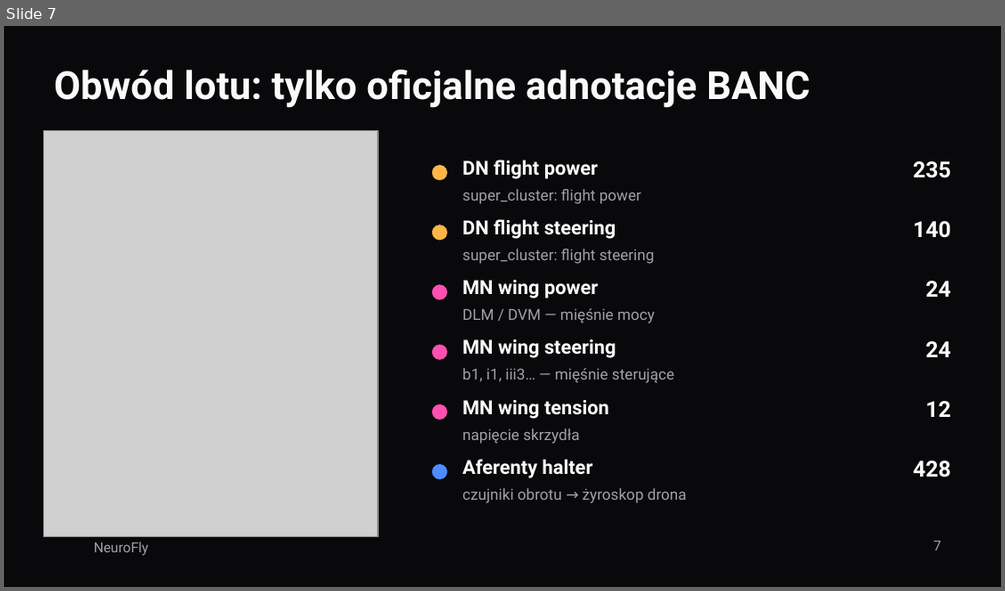
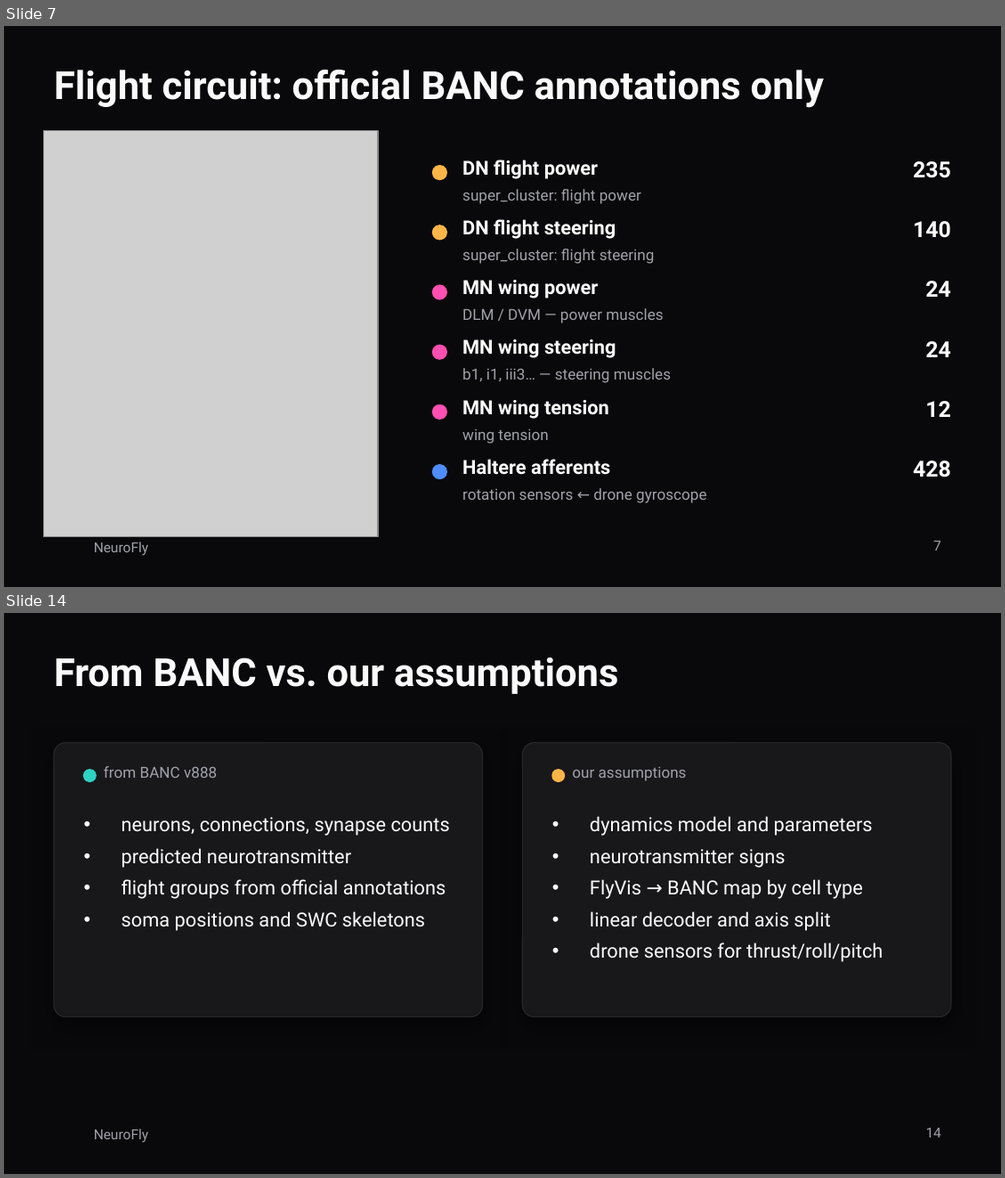
Before and after one commit to FalconDevX/neurofly, a slide deck: docs/prezentacja/NeuroFly.pptx. Shown one above the other, each under a label of ours: slide 7 before the commit, slides 7 and 14 after it; the slides between them are not shown. The pictures are 1005x591 and 1005x1178 pixels, drawn with LibreOffice and Linux fonts; fonts in the diff are those of the drawing; grey boxes stand for pictures; background and template pictures are left out. Boxes give left, top, right and bottom in pixels: in the first picture for what was removed or moved away, otherwise in the second. Text is boxed around its words. In the diff, an @@ line names an element or a change of style, - is before the commit and + after.

```diff
--- a/docs/prezentacja/NeuroFly.pptx
+++ b/docs/prezentacja/NeuroFly.pptx
@@ slide 14 added at bbox=[4, 613, 1001, 1174], background #09090B; not listed: 1 template element that a slide beside it also shows @@
@@ title added at bbox=[54, 657, 618, 694], 28 pt, text #FAFAFA, bold @@
+From BANC vs. our assumptions
@@ rounded rectangle added at bbox=[54, 743, 483, 1017], fill #18181B, outline #27272A 0.75 pt @@
@@ rounded rectangle added at bbox=[522, 743, 951, 1017], fill #18181B, outline #27272A 0.75 pt @@
@@ ellipse added at bbox=[84, 770, 96, 781], fill #2FD3C4, outline #2FD3C4 1 pt @@
@@ text added at bbox=[104, 766, 217, 778], 11 pt, text #A1A1AA @@
+from BANC v888
@@ ellipse added at bbox=[552, 770, 564, 781], fill #FFB547, outline #FFB547 1 pt @@
@@ text added at bbox=[572, 767, 687, 781], 11 pt, text #A1A1AA @@
+our assumptions
@@ text added at bbox=[121, 817, 450, 931], 14 pt, text #FAFAFA @@
+• neurons, connections, synapse counts
+• predicted neurotransmitter
+• flight groups from official annotations
+• soma positions and SWC skeletons
@@ text added at bbox=[590, 816, 882, 962], 14 pt, text #FAFAFA @@
+• dynamics model and parameters
+• neurotransmitter signs
+• FlyVis → BANC map by cell type
+• linear decoder and axis split
+• drone sensors for thrust/roll/pitch
@@ page number added at bbox=[926, 1127, 941, 1137], 10 pt, text #A1A1AA @@
+14
@@ slide 7 changed as well @@
@@ title at bbox=[54, 70, 824, 108]: text changed @@
-Obwód lotu: tylko oficjalne adnotacje BANC
+Flight circuit: official BANC annotations only
@@ text at bbox=[462, 308, 663, 323]: text changed @@
-DLM / DVM — mięśnie mocy
+DLM / DVM — power muscles
@@ text at bbox=[462, 368, 671, 383]: text changed @@
-b1, i1, iii3… — mięśnie sterujące
+b1, i1, iii3… — steering muscles
@@ text at bbox=[462, 428, 548, 443]: text changed @@
-napięcie skrzydła
+wing tension
@@ text at bbox=[462, 459, 610, 475]: text changed @@
-Aferenty halter
+Haltere afferents
@@ text at bbox=[462, 488, 706, 503]: text changed @@
-czujniki obrotu → żyroskop drona
+rotation sensors ← drone gyroscope
```
Also in this commit, not shown: 11 other slides changed, 2 other slides added, 3 slides removed, 4 other files.
